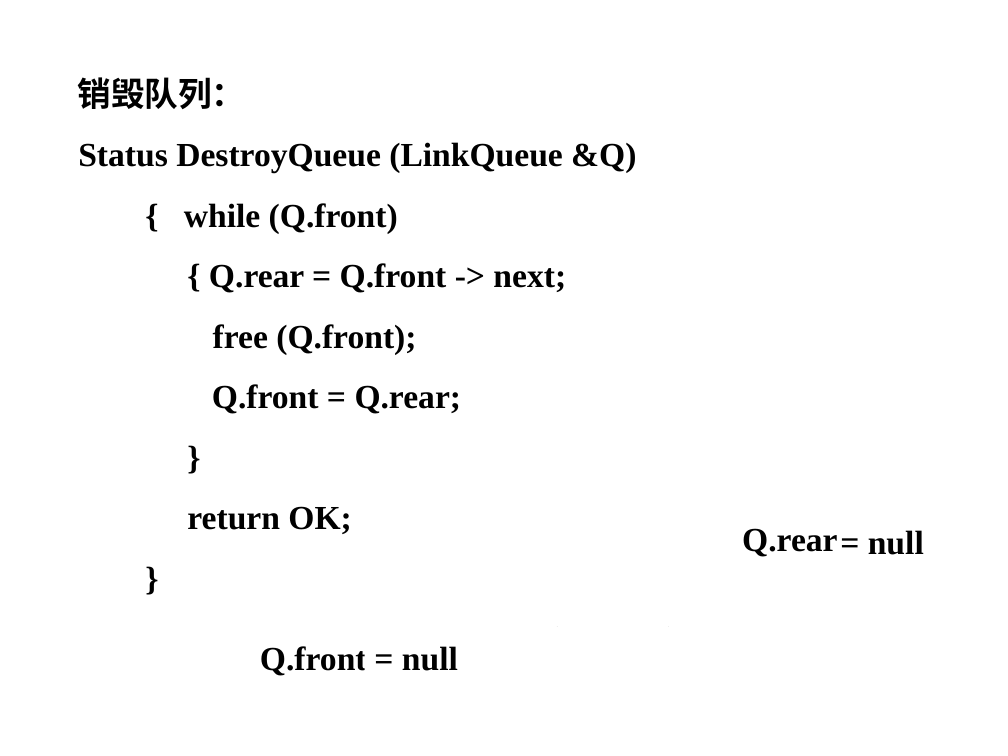
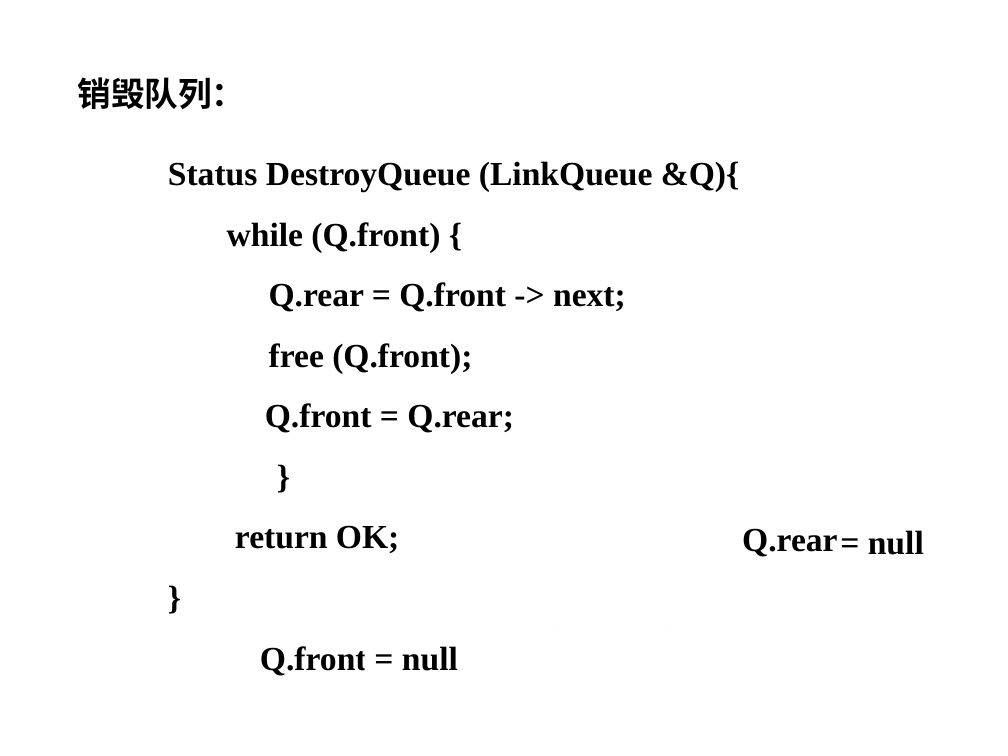
Before and after one commit to Gempittance/Data_Structur_Build, a slide deck: slide 37 of 数据结构PPT/ds3.pptx. Drawn at 1008x756 pixels with LibreOffice and Linux fonts; fonts in the diff are those of the drawing; background and template pictures are left out. Boxes give left, top, right and bottom in pixels: in the first picture for what was removed or moved away, otherwise in the second. Text is boxed around its words. In the diff, an @@ line names an element or a change of style, - is before the commit and + after.

```diff
--- a/数据结构PPT/ds3.pptx
+++ b/数据结构PPT/ds3.pptx
@@ text "Status DestroyQueue (LinkQueue &Q){": place and size @@
-text "Status DestroyQueue (LinkQueue &Q){" at [78, 142, 636, 534]
+text "Status DestroyQueue (LinkQueue &Q){" at [168, 161, 740, 553]
@@ text at [168, 161, 740, 433]: text changed @@
-Status DestroyQueue (LinkQueue &Q)
-{ while (Q.front)
-{ Q.rear = Q.front -> next;
-free (Q.front);
-Q.front = Q.rear;
+Status DestroyQueue (LinkQueue &Q){
+while (Q.front) {
+Q.rear = Q.front -> next;
+free (Q.front);
+Q.front = Q.rear;
```
Also in this commit, not shown: 5 other slides changed.
